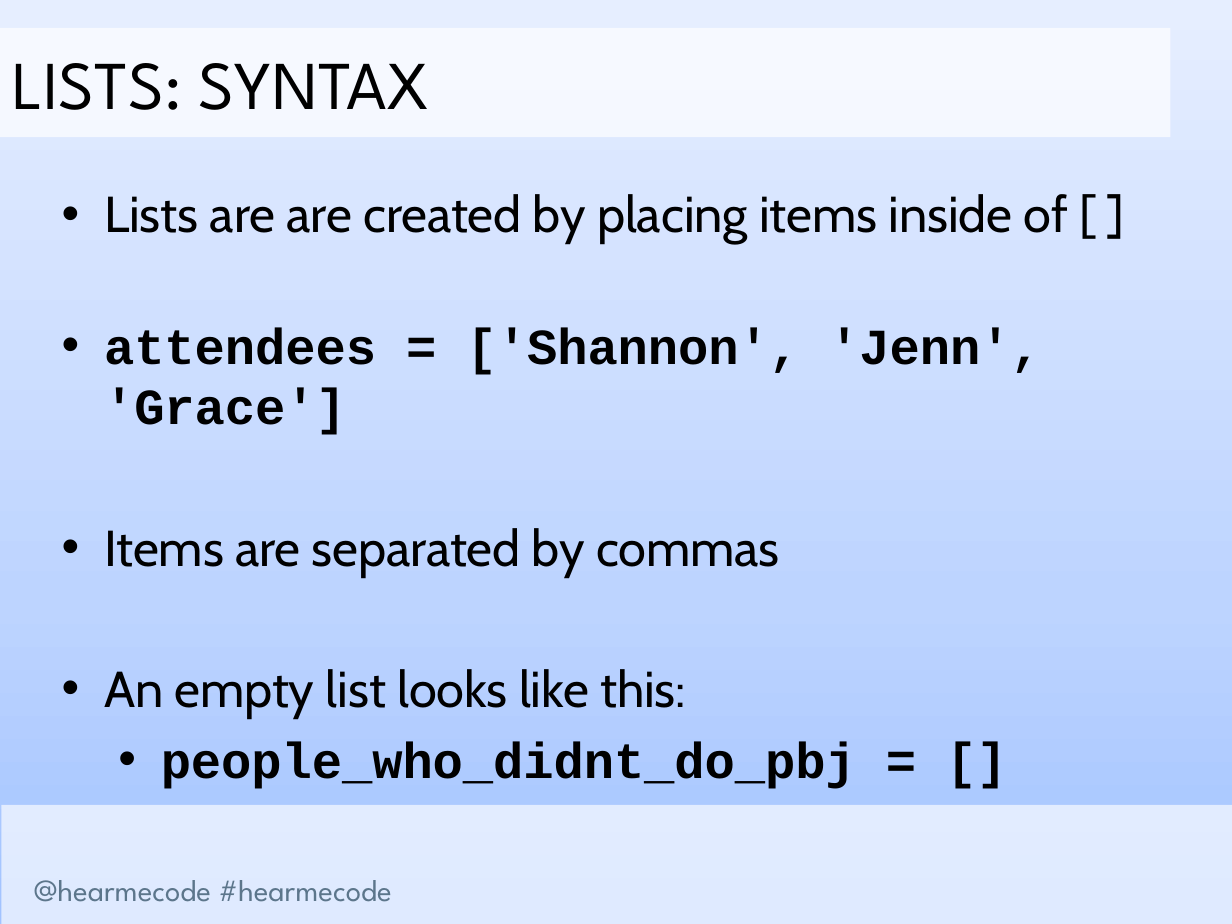
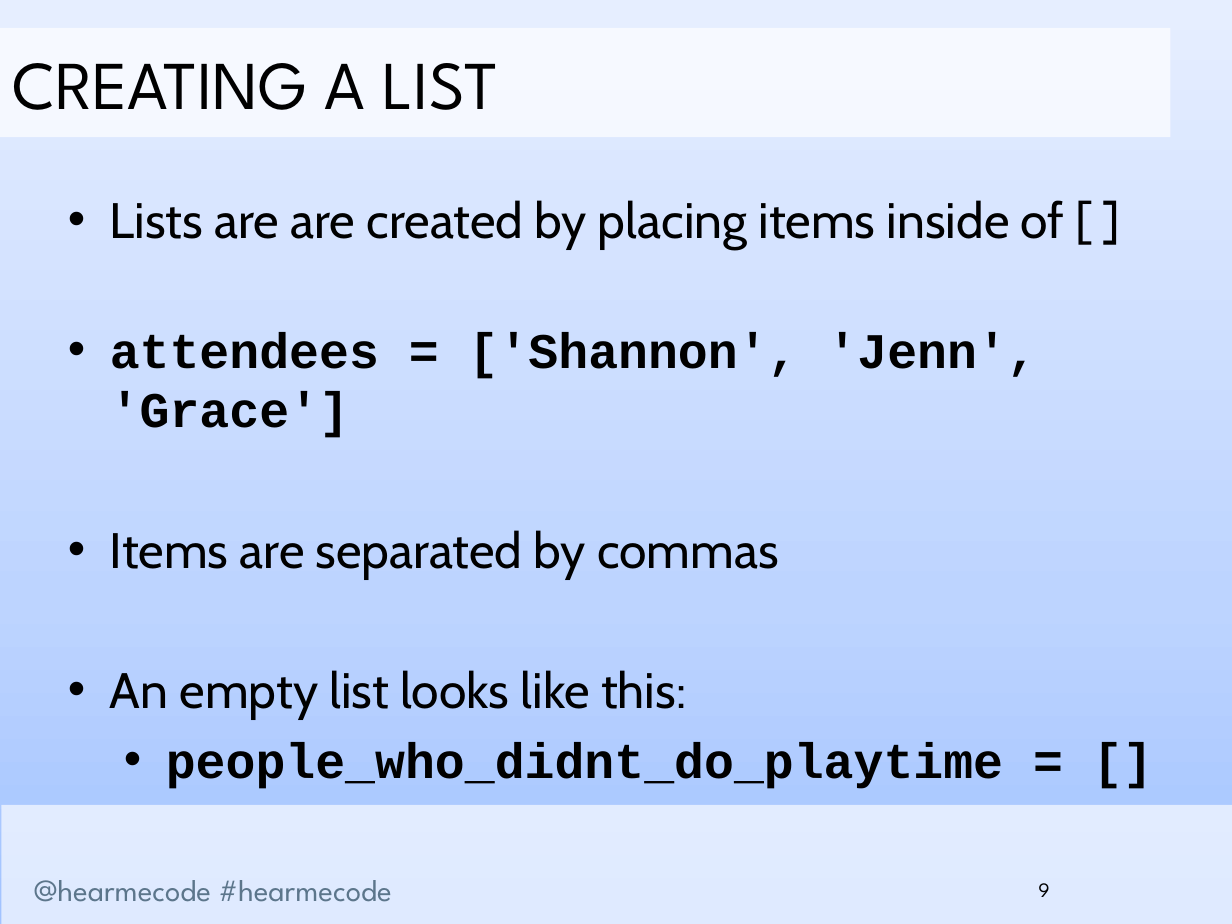
Before and after one commit to hearmecode/slides, a slide deck: slide 9 of Lesson 2/Hear Me Code - Lists and Loops.pptx. Drawn at 1232x924 pixels with LibreOffice and Linux fonts; fonts in the diff are those of the drawing; background and template pictures are left out. Boxes give left, top, right and bottom in pixels: in the first picture for what was removed or moved away, otherwise in the second. Text is boxed around its words. In the diff, an @@ line names an element or a change of style, - is before the commit and + after.

```diff
--- a/Lesson 2/Hear Me Code - Lists and Loops.pptx
+++ b/Lesson 2/Hear Me Code - Lists and Loops.pptx
@@ text in rectangle at [12,63,498,110]: text changed @@
-LISTS: SYNTAX
+CREATING A LIST
@@ text at [110,200,1065,719]: size 29.4 to 29.1 pt in "Lists are are created by placing items ...", "attendees = ['Shannon', 'Jenn', 'Grace']", "Items are separated by commas", "An empty list looks like this:" @@
@@ text at [166,742,1003,789]: text changed; size 29.4 to 29.1 pt @@
-  • people_who_didnt_do_pbj = []
+  • people_who_didnt_do_playtime = []
@@ page number added at [1038,883,1049,897], 12 pt, text #000000 @@
+9
```
Also in this commit, not shown: 29 other slides changed, 7 slides added, 3 slides removed, 2 other files.
